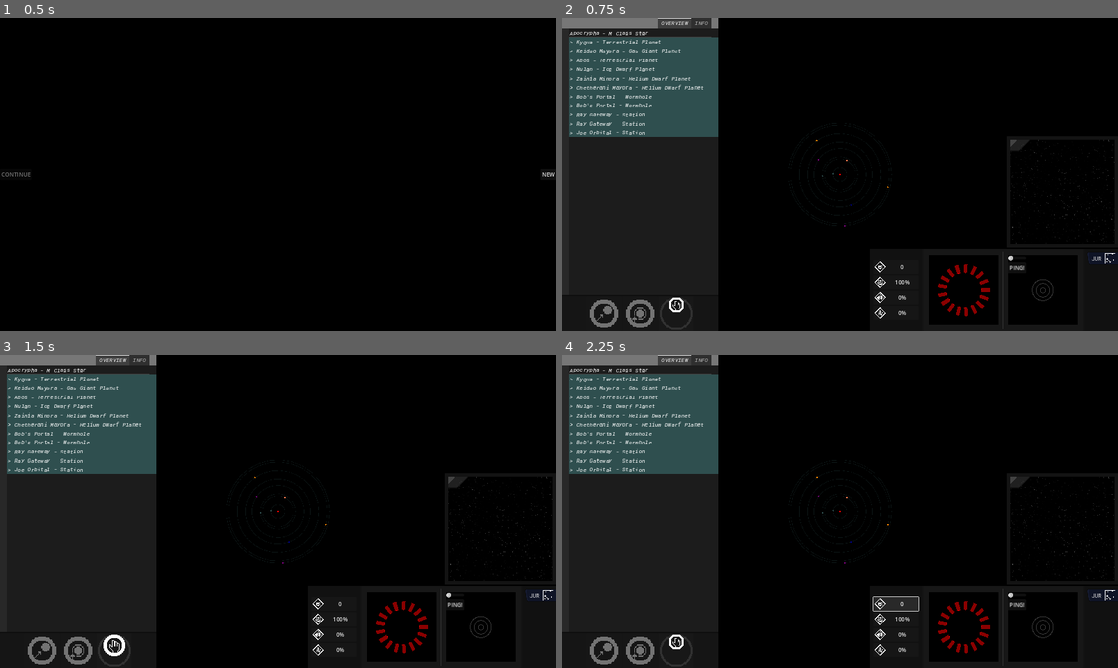
Above: before the commit, frames 1-4 (two rows, left to right).
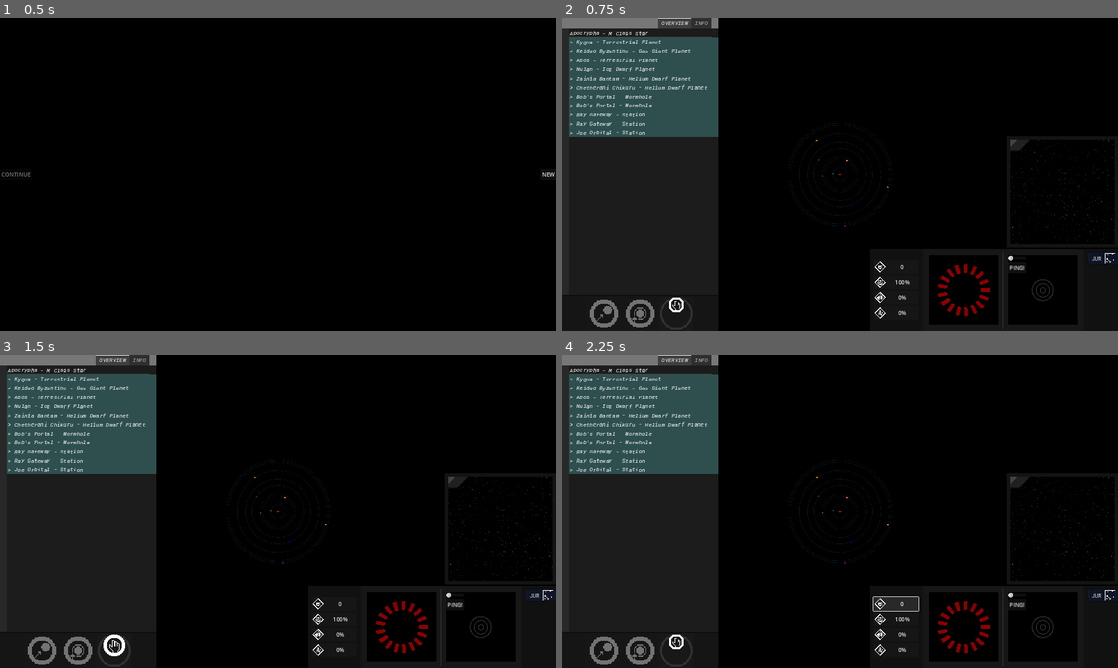
Above: after the commit, the same moments.

Repository: KermitGodFrog/Stellar-Cartography
Game: Godot game, scene res://Scenes/Game Master/gameMaster.tscn
The game is run twice, just before and just after one commit, with the same random seed, the same clock (stepped at 60 frames per second) and the same inputs. Sound files missing from this copy of the repository are replaced by a short silence.
Inputs (mouse positions are in pixels of both pictures, inside the frame that each line leads up to):
- Up to frame 1 (0.5 s): no input
- Up to frame 2 (0.75 s): click "NEW" at 0.5 s
- Up to frame 3 (1.5 s): click (116, 649) at 1.25 s
- Up to frame 4 (2.25 s): click "0" at 2 s

Frame 1 is identical in both runs. In frame 2, 0.2% of the frame differs, in the area x 5-27%, y 7-29%; in frame 3, 0.2%; in frame 4, 0.2%.

Commit message:
Added a few name flairs + left/right clicking near a body to quickly goto or look at it.

Diff:
--- a/Data/game_data.gd
+++ b/Data/game_data.gd
@@ -42,11 +42,12 @@
 func get_closest_body(bodies, pos):
 	if bodies.size() > 0:
 		var distance_to_bodies: Dictionary = {}
-
 		for body in bodies:
 			distance_to_bodies[body] = pos.distance_to(body.position)
-		distance_to_bodies.values().sort()
-		return distance_to_bodies.find_key(distance_to_bodies.values()[0])
+
+		var corrected = distance_to_bodies.values()
+		corrected.sort()
+		return distance_to_bodies.find_key(corrected[0])
 	else:
 		return null
 
@@ -59,17 +60,18 @@
 		return resource
 	return null
 
-func saveWorld(world: worldAPI):
+func saveWorld(world: worldAPI) -> void:
 	print("GAME DATA: SAVING WORLD")
+	world.take_over_path("user://stellar_cartographer_data.res")
 	var error = ResourceSaver.save(world, "user://stellar_cartographer_data.res", ResourceSaver.FLAG_REPLACE_SUBRESOURCE_PATHS)
 	print("ERROR CODE: ", error)
 	pass
 
-func createWorld():
+func createWorld() -> worldAPI:
 	print("GAME DATA: CREATING WORLD")
 	return worldAPI.new()
 
-func deleteWorld():
+func deleteWorld() -> void:
 	if ResourceLoader.exists("user://stellar_cartographer_data.res"):
 		print("GAME DATA: DELETING WORLD")
 		var error = DirAccess.remove_absolute("user://stellar_cartographer_data.res")
--- a/Data/starSystemAPI.gd
+++ b/Data/starSystemAPI.gd
@@ -270,7 +270,7 @@
 				#SETTING WHETHER THE BODY HAS A PLANETARY ANOMALY
 				var has_planetary_anomaly: bool = false
 				var is_planetary_anomaly_available: bool = false
-				if randf() >= 0.95: #will likely have to be higher, WAS 0.975 BEFORE
+				if randf() >= 0.975:
 					has_planetary_anomaly = true
 					is_planetary_anomaly_available = true
 
--- a/Scenes/System Map/system_map.gd
+++ b/Scenes/System Map/system_map.gd
@@ -164,12 +164,30 @@
 
 func _unhandled_input(event):
 	if event.is_action_pressed("right_mouse") and movement_lock_timer.is_stopped():
+		var closest_body = game_data.get_closest_body(system.bodies, get_global_mouse_position())
+		if get_global_mouse_position().distance_to(closest_body.position) < (1 + pow(camera.zoom.length(), -0.5)):
+			emit_signal("updatedLockedBody", closest_body)
+			locked_body = closest_body
+			follow_body = closest_body
+			camera.follow_body = closest_body
+			action_body = closest_body
+			emit_signal("updatePlayerActionType", playerAPI.ACTION_TYPES.GO_TO, action_body)
+			return
+
 		locked_body = null
 		action_body = null
 		emit_signal("updatePlayerTargetPosition", get_global_mouse_position())
 		emit_signal("updatePlayerActionType", playerAPI.ACTION_TYPES.NONE, null)
 
 	if event.is_action_pressed("left_mouse") and movement_lock_timer.is_stopped():
+		var closest_body = game_data.get_closest_body(system.bodies, get_global_mouse_position())
+		if get_global_mouse_position().distance_to(closest_body.position) < (1 + pow(camera.zoom.length(), -0.5)):
+			emit_signal("updatedLockedBody", closest_body)
+			locked_body = closest_body
+			follow_body = closest_body
+			camera.follow_body = closest_body
+			return
+
 		camera_target_position = get_global_mouse_position()
 		emit_signal("updateTargetPosition", get_global_mouse_position())
 		emit_signal("lockedBodyDepreciated")
Not shown, changed: Data/Name Data/name_flair.txt
Not shown, changed: Data/Name Data/planet_names.txt
Not shown, changed: .DS_Store
Not shown, changed: Graphics/.DS_Store
Not shown, changed: Scenes/.DS_Store
